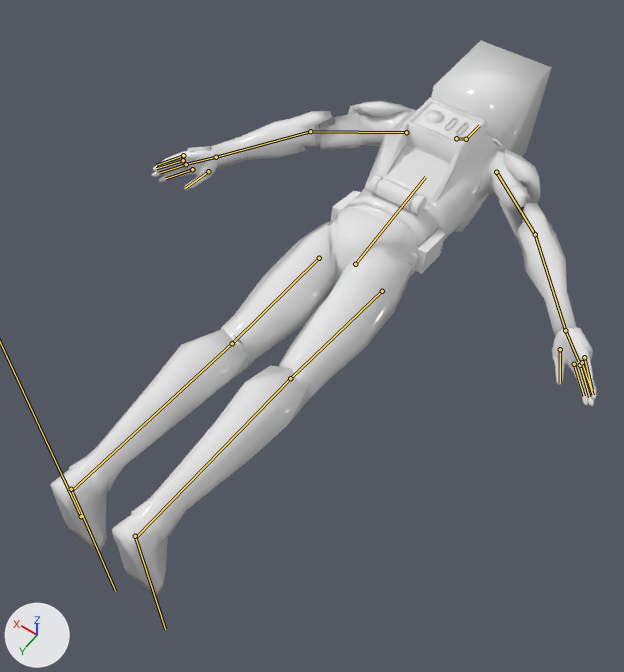
Renders of the FBX model Editor/Editor/EditorContent/Models/StormTrooperAnimation.fbx from each side of a commit.
Both versions are drawn from a 50 mm camera at (-0.0176, 0.0078, 0.0336) aimed at (-0.001, -0.0154, -0.0028). Lighting does not change. The marker at lower left points along +X, +Y and +Z. The bones that bend it are drawn over the model as lines.

The first picture shows 'Bb_Head', 'Clone_Trooper_Normal_'.
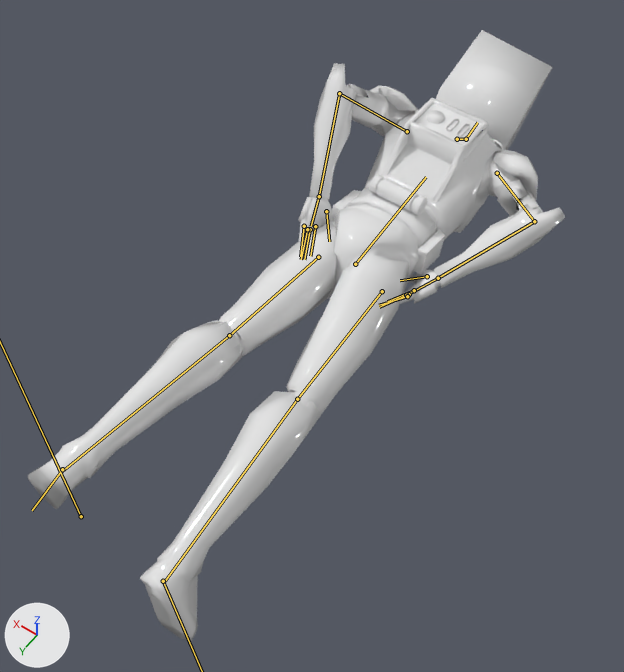
The newer file adds an action. The first version stands in its rest pose; the second is drawn at frame 19 of the action 'wait'.

Diff of the bpy script that builds the scene:
```diff
--- a/Editor/Editor/EditorContent/Models/StormTrooperAnimation.fbx.py
+++ b/Editor/Editor/EditorContent/Models/StormTrooperAnimation.fbx.py
@@ bone_body @@
 bone_body = bpy.data.objects['Armature'].pose.bones['body']  # child of 'Armature'
-bone_body.rotation_quaternion = (1.0, 0.0, 0.0, 0.0)  # degrees (0, 0, 0)
+bone_body.rotation_quaternion = (1.0, 0.0, 0.012, 0.002)  # degrees (0, 1, 0)
@@ bone_head @@
 bone_head = bpy.data.objects['Armature'].pose.bones['head']  # child of 'nec'
-bone_head.rotation_quaternion = (1.0, 0.0, 0.0, 0.0)  # degrees (0, 0, 0)
+bone_head.rotation_quaternion = (0.993, -0.049, 0.094, -0.054)  # degrees (-6, 10, -7)
@@ bone_arm_l @@
 bone_arm_l = bpy.data.objects['Armature'].pose.bones['arm_L']  # child of 'body'
-bone_arm_l.rotation_quaternion = (1.0, 0.0, 0.0, 0.0)  # degrees (0, 0, 0)
+bone_arm_l.rotation_quaternion = (0.952, 0.157, -0.061, 0.257)  # degrees (16, -11, 29)
@@ bone_arm_l_001 @@
 bone_arm_l_001 = bpy.data.objects['Armature'].pose.bones['arm_L_001']  # child of 'arm_L'
-bone_arm_l_001.rotation_quaternion = (1.0, 0.0, 0.0, 0.0)  # degrees (0, 0, 0)
+bone_arm_l_001.rotation_quaternion = (0.742, -0.655, 0.14, -0.002)  # degrees (-84, 12, -11)
@@ bone_arm_r @@
 bone_arm_r = bpy.data.objects['Armature'].pose.bones['arm_R']  # child of 'body'
-bone_arm_r.rotation_quaternion = (1.0, 0.0, 0.0, 0.0)  # degrees (0, 0, 0)
+bone_arm_r.rotation_quaternion = (0.983, 0.06, 0.16, -0.065)  # degrees (6, 19, -7)
@@ bone_arm_r_001 @@
 bone_arm_r_001 = bpy.data.objects['Armature'].pose.bones['arm_R_001']  # child of 'arm_R'
-bone_arm_r_001.rotation_quaternion = (1.0, 0.0, 0.0, 0.0)  # degrees (0, 0, 0)
+bone_arm_r_001.rotation_quaternion = (0.66, -0.675, -0.314, -0.098)  # degrees (-98, -33, 21)
@@ bone_hand_r @@
 bone_hand_r = bpy.data.objects['Armature'].pose.bones['hand_R']  # child of 'arm_R_001'
-bone_hand_r.rotation_quaternion = (1.0, 0.0, 0.0, 0.0)  # degrees (0, 0, 0)
+bone_hand_r.rotation_quaternion = (0.972, -0.062, 0.225, -0.002)  # degrees (-8, 26, -2)
@@ bone_leg_l @@
 bone_leg_l = bpy.data.objects['Armature'].pose.bones['leg_L']  # child of 'body'
-bone_leg_l.rotation_quaternion = (1.0, 0.0, 0.0, 0.0)  # degrees (0, 0, 0)
+bone_leg_l.rotation_quaternion = (0.993, 0.026, -0.117, -0.015)  # degrees (3, -13, -2)
@@ bone_foot_l @@
 bone_foot_l = bpy.data.objects['Armature'].pose.bones['foot_L']  # child of 'leg_L_001'
-bone_foot_l.rotation_quaternion = (1.0, 0.0, 0.0, 0.0)  # degrees (0, 0, 0)
+bone_foot_l.rotation_quaternion = (0.992, -0.124, -0.006, -0.031)  # degrees (-14, -1, -3)
@@ bone_leg_r @@
 bone_leg_r = bpy.data.objects['Armature'].pose.bones['leg_R']  # child of 'body'
-bone_leg_r.rotation_quaternion = (1.0, 0.0, 0.0, 0.0)  # degrees (0, 0, 0)
+bone_leg_r.rotation_quaternion = (0.992, -0.09, 0.089, 0.017)  # degrees (-10, 10, 1)
@@ bone_foot_r @@
 bone_foot_r = bpy.data.objects['Armature'].pose.bones['foot_R']  # child of 'leg_R_001'
-bone_foot_r.rotation_quaternion = (1.0, 0.0, 0.0, 0.0)  # degrees (0, 0, 0)
+bone_foot_r.rotation_quaternion = (0.995, 0.046, -0.016, 0.087)  # degrees (5, -2, 10)
```

Boxes [x1, y1, x2, y2] around the edits, measured in the pictures (624 x 672 px):
'Clone_Trooper_Normal_', posed (16% taller): before [50, 98, 596, 595]; after [28, 63, 565, 642]
'Bb_Head', posed: before [431, 41, 552, 200]; after [436, 30, 552, 150]
bone 'body', root to tip: before (355, 264) to (425, 177); after (355, 264) to (426, 177)
bone 'head', root to tip: before (466, 139) to (479, 125); after (466, 139) to (477, 122)
bone 'arm_L', root to tip: before (406, 132) to (310, 131); after (407, 131) to (339, 93)
bone 'arm_L_001', root to tip: before (310, 131) to (216, 157); after (339, 93) to (319, 196)
bone 'arm_R', root to tip: before (496, 172) to (535, 234); after (497, 173) to (534, 221)
bone 'arm_R_001', root to tip: before (535, 234) to (565, 330); after (534, 221) to (438, 278)
bone 'hand_R', root to tip: before (565, 330) to (578, 361); after (438, 278) to (411, 292)
bone 'leg_L', root to tip: before (319, 258) to (232, 343); after (318, 257) to (229, 335)
bone 'foot_L', root to tip: before (71, 489) to (115, 591); after (62, 469) to (32, 510)
bone 'leg_R', root to tip: before (382, 291) to (290, 378); after (382, 291) to (297, 399)
